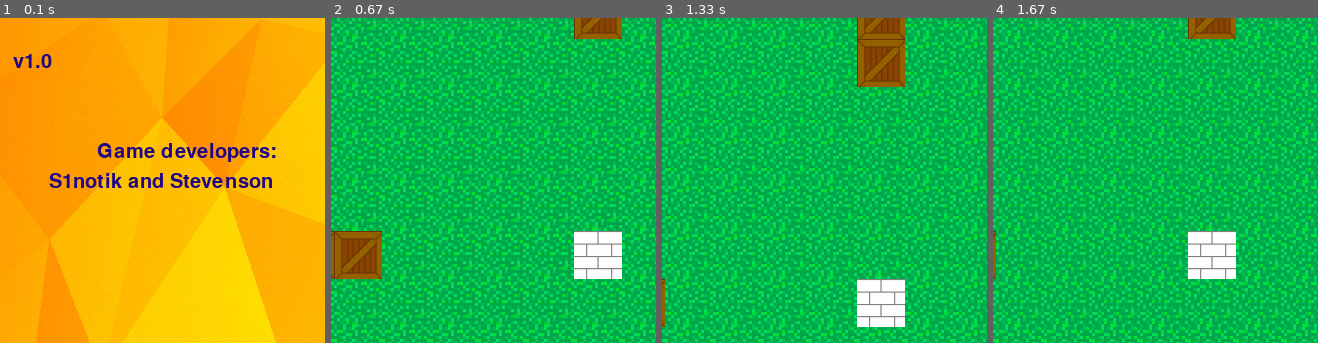
Above: before the commit, frames 1-4 (left to right).
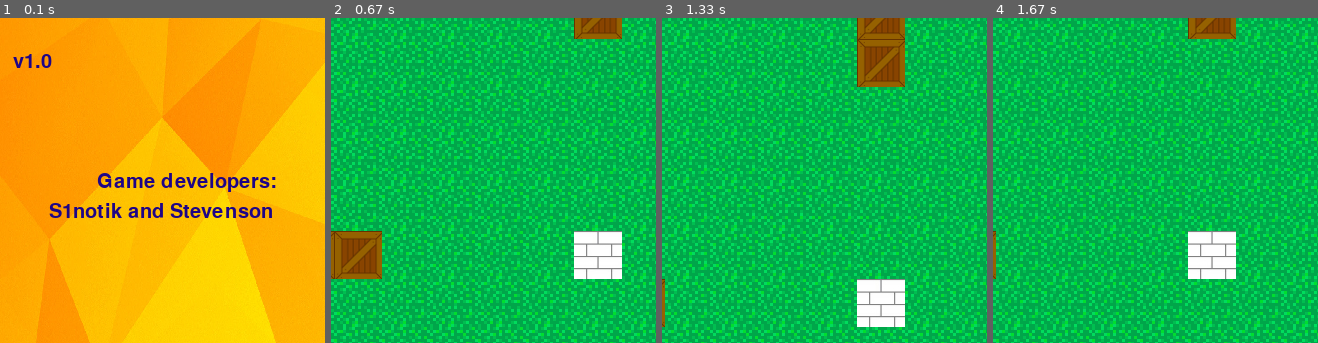
Above: after the commit, the same moments.

Repository: Stevenson707/Game_on_Pygame
Game: pygame game, started from game.py
The game is run twice, just before and just after one commit, with the same random seed, the same clock (stepped at 60 frames per second) and the same inputs.
Inputs:
- Up to frame 1 (0.1 s): no input
- Up to frame 2 (0.67 s): tap Enter at 0.33 s
- Up to frame 3 (1.33 s): tap D at 0.67 s; tap W at 1 s
- Up to frame 4 (1.67 s): tap S at 1.33 s
The pictures show only the part of the screen within x 36-86%, y 41-91%; the shares and areas given below are measured in that part.

The runs differ from the first frame. In frame 1, 4.6% of the frame differs, in the area x 15-85%, y 38-62%; in frame 2, nothing differs; in frame 3, nothing differs; in frame 4, nothing differs.

Commit message:
update menu

Diff:
--- a/game.py
+++ b/game.py
@@ -230,6 +230,7 @@
                   "                           Exit{Press Esc}",
                   "                                        ",
                   "                                        v1.0",
+                  "                                        ",
                   "                                        ",
                   "                                        ",
                   "                                                      Game developers:",
